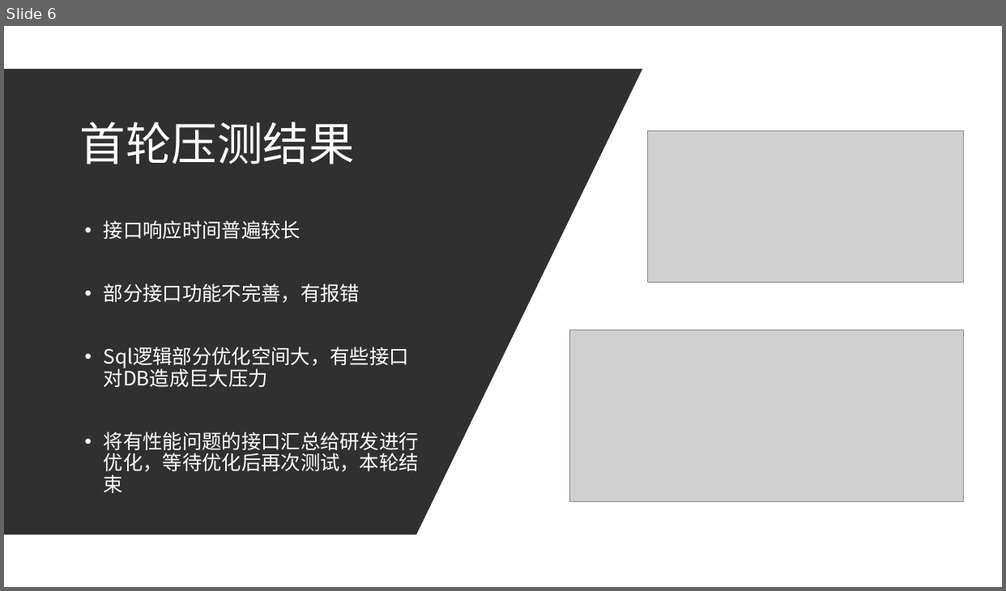
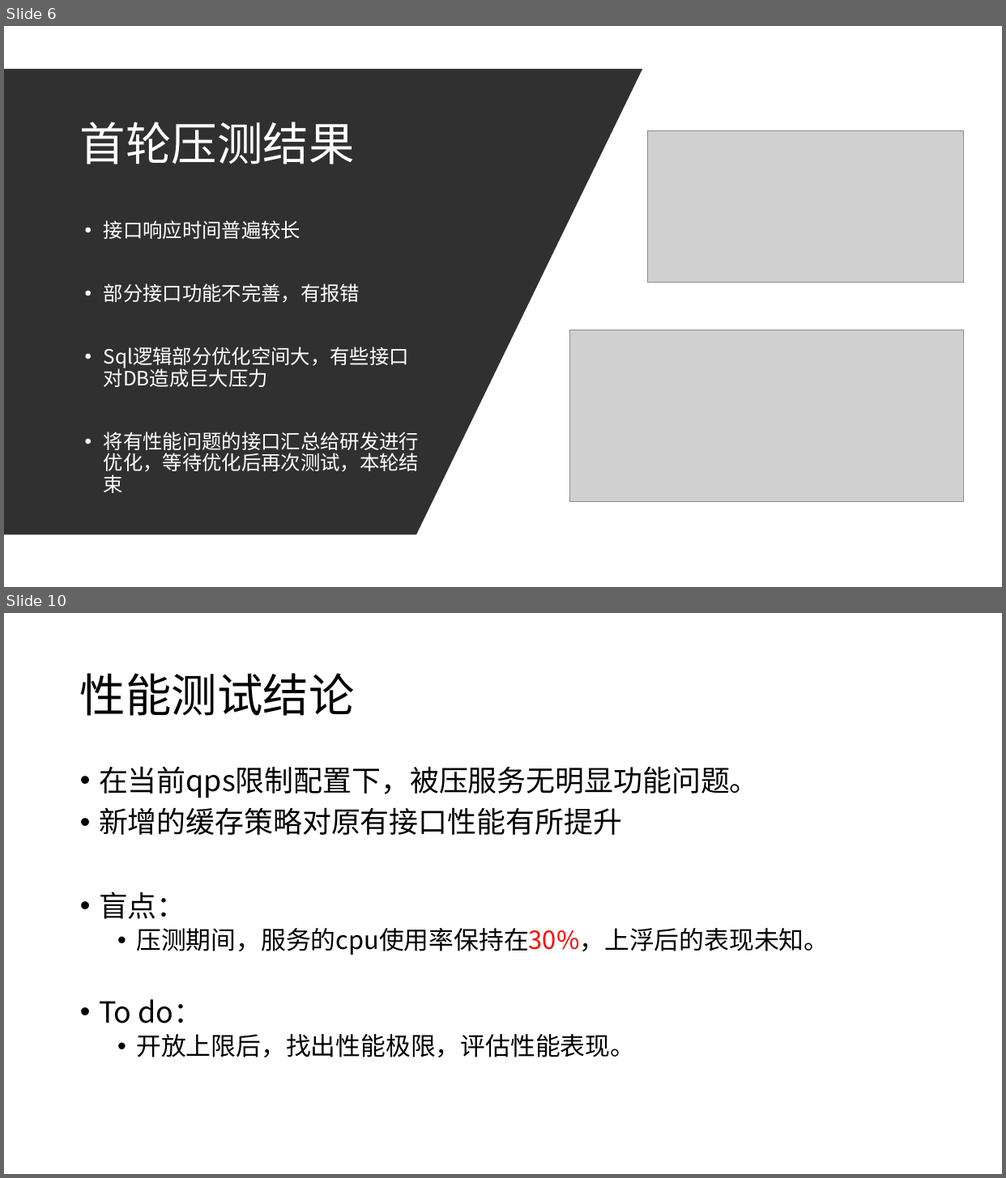
Before and after one commit to Rexixe1993/-, a slide deck: D99压测分享会.pptx. Shown one above the other, each under a label of ours: slide 6 before the commit, slides 6 and 10 after it; the slides between them are not shown. The pictures are 1006x591 and 1006x1178 pixels, drawn with LibreOffice and Linux fonts; fonts in the diff are those of the drawing; grey boxes stand for pictures. Boxes give left, top, right and bottom in pixels: in the first picture for what was removed or moved away, otherwise in the second. Text is boxed around its words. In the diff, an @@ line names an element or a change of style, - is before the commit and + after.

```diff
--- a/D99压测分享会.pptx
+++ b/D99压测分享会.pptx
@@ slide 10 added at (4, 613, 1002, 1174), background #FFFFFF @@
@@ title added at (80, 673, 355, 716), 44 pt, text #000000 @@
+性能测试结论
@@ text added at (99, 766, 829, 1058), 28 pt, text #000000 @@
+• 在当前qps限制配置下，被压服务无明显功能问题。
+• 新增的缓存策略对原有接口性能有所提升
+• 盲点：
+  • 压测期间，服务的cpu使用率保持在30%，上浮后的表现未知。
+• To do：
+  • 开放上限后，找出性能极限，评估性能表现。
```
Also in this commit, not shown: 3 slides changed, 6 other slides added, 1 slide removed.
